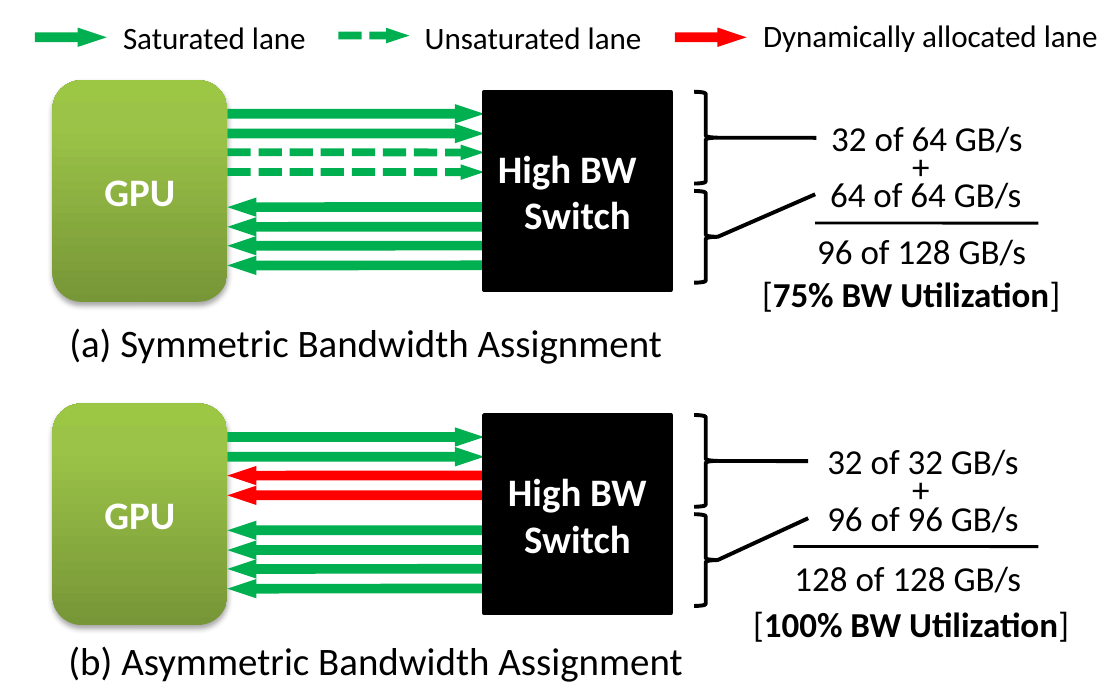
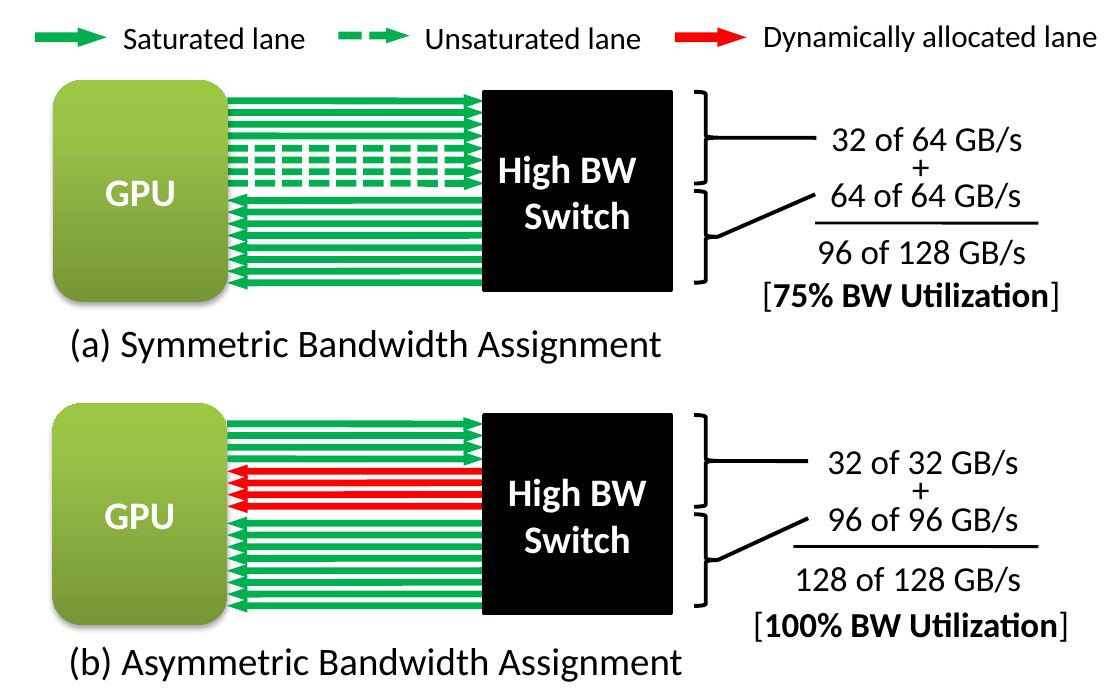
Before and after one commit to dnellans/2017-MICRO, a slide deck: slide 1 of figures/link_assignment.pptx. Drawn at 1120x700 pixels with LibreOffice and Linux fonts; fonts in the diff are those of the drawing. Boxes give left, top, right and bottom in pixels: in the first picture for what was removed or moved away, otherwise in the second. Text is boxed around its words. In the diff, an @@ line names an element or a change of style, - is before the commit and + after.

```diff
--- a/figures/link_assignment.pptx
+++ b/figures/link_assignment.pptx
@@ freeform shape: place and size @@
-freeform shape at (227, 113, 483, 113)
+freeform shape at (227, 101, 483, 101)
@@ freeform shape added at (228, 112, 484, 112), outline #00B050 3.5 pt @@
@@ outline #00B050 4.99 pt to #00B050 3.5 pt; outline redrawn in 6 elements at (227, 435, 483, 435), (227, 224, 483, 224), (227, 248, 483, 248), (227, 459, 483, 459), (227, 571, 483, 571), (228, 136, 484, 136) @@
@@ freeform shape at (228, 148, 484, 148): outline #00B050 4 pt to #00B050 3.5 pt dashed @@
@@ freeform shape added at (228, 125, 484, 125), outline #00B050 3.5 pt @@
@@ freeform shape at (228, 172, 484, 172): outline #00B050 4 pt to #00B050 3.5 pt dashed; outline redrawn @@
@@ freeform shape added at (228, 160, 484, 160), outline #00B050 3.5 pt dashed @@
@@ freeform shape added at (227, 200, 483, 200), outline #00B050 3.5 pt @@
@@ freeform shape added at (228, 183, 484, 183), outline #00B050 3.5 pt dashed @@
@@ freeform shape added at (227, 235, 483, 235), outline #00B050 3.5 pt @@
@@ freeform shape added at (227, 259, 483, 259), outline #00B050 3.5 pt @@
@@ 3 freeform shapes: place and size @@
-3 freeform shapes at (227, 207, 483, 531)
+3 freeform shapes at (227, 211, 483, 535)
@@ freeform shape added at (227, 283, 483, 283), outline #00B050 3.5 pt @@
@@ freeform shape added at (227, 424, 483, 424), outline #00B050 3.5 pt @@
@@ freeform shape added at (227, 447, 483, 447), outline #00B050 3.5 pt @@
@@ freeform shape at (227, 472, 483, 472): outline #FF0000 4.99 pt to #FF0000 3.5 pt @@
@@ freeform shape at (227, 494, 483, 494): outline #FF0000 4.99 pt to #FF0000 3.5 pt; outline redrawn @@
@@ freeform shape added at (227, 483, 483, 483), outline #FF0000 3.5 pt @@
@@ freeform shape added at (227, 507, 483, 507), outline #FF0000 3.5 pt @@
@@ freeform shape added at (227, 524, 483, 524), outline #00B050 3.5 pt @@
@@ freeform shape added at (227, 559, 483, 559), outline #00B050 3.5 pt @@
@@ outline #00B050 4.99 pt to #00B050 3.5 pt in 6 elements at (227, 101, 483, 101), (227, 535, 483, 535), (227, 211, 483, 211), (227, 546, 483, 546), (227, 272, 483, 272), (227, 582, 483, 582) @@
@@ 4 freeform shapes: place and size @@
-4 freeform shapes at (227, 153, 483, 588)
+4 freeform shapes at (227, 148, 484, 582)
@@ freeform shape added at (227, 594, 483, 594), outline #00B050 3.5 pt @@
@@ freeform shape added at (227, 606, 483, 606), outline #00B050 3.5 pt @@
```
Also in this commit, not shown: 2 other files.
